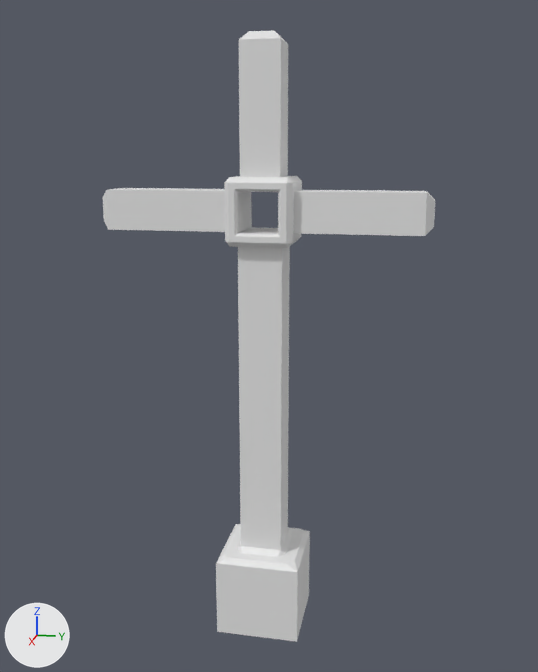
An edit to the Blender file Assets/Models/EnviromentDetail/Cross.blend, drawn before and after from the same camera.
Before and after are seen from a 50 mm lens placed at (16.66, 3.44, 10.51), pointed at (-0.1, 0.09, 6.32). Every picture has the same lights, and +X, +Y and +Z are marked at lower left.
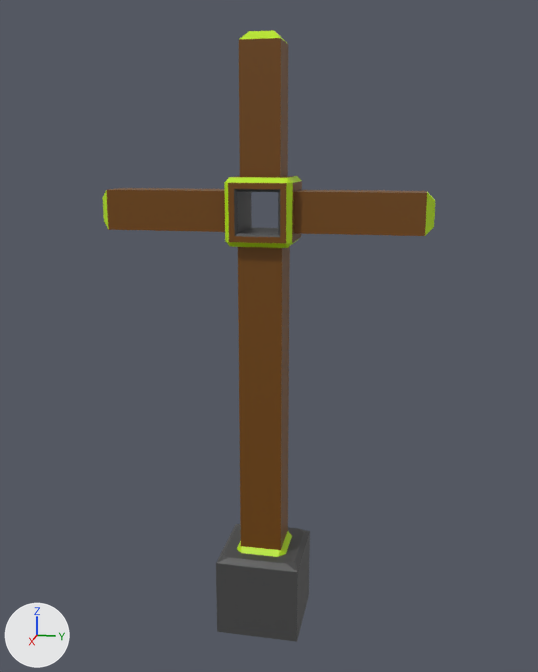
Boxes (x1, y1, x2, y2) around the edits, measured in the pictures (538 x 672 px):
part 1 of me_cube_001, recoloured (white to green)
    both: (224, 176, 301, 248)
part 2 of me_cube_001, recoloured (white to green)
    both: (237, 531, 292, 557)
part 3 of me_cube_001, recoloured
    both: (103, 191, 108, 228)
part 4 of me_cube_001, recoloured (white to green)
    both: (240, 30, 288, 44)
part 5 of me_cube_001, recoloured (grey to green)
    both: (425, 192, 435, 236)
part 6 of me_cube_001, recoloured (grey to brown)
    both: (106, 176, 427, 243)
part 7 of me_cube_001, recoloured (grey to brown)
    both: (239, 38, 288, 177)
part 8 of me_cube_001, recoloured (grey to brown)
    both: (238, 246, 290, 550)
part 9 of me_cube_001, recoloured
    both: (216, 524, 310, 642)
part 10 of me_cube_001, recoloured
    both: (234, 189, 280, 237)

Diff of the bpy script that builds the scene:
```diff
--- a/Assets/Models/EnviromentDetail/Cross.blend.py
+++ b/Assets/Models/EnviromentDetail/Cross.blend.py
@@ mat_goldtrim @@
+mat_goldtrim = principled_material('GoldTrim')
+mat_goldtrim.base_color = (0.498, 0.8, 0.0)  # green #bbe700
@@ mat_wood @@
+mat_wood = principled_material('Wood')
+mat_wood.base_color = (0.173, 0.0607, 0.0)  # brown #734600
@@ mat_base @@
+mat_base = principled_material('Base')
+mat_base.base_color = (0.0668, 0.0668, 0.0668)  # dark grey #494949
@@ me_cube_001 @@
 me_cube_001.from_pydata(...)  # 108 vertices, 116 faces; spans x -1.0..1.0, y -3.75..3.75, z -1.0..13.0
 # used by ob_cube; location = (0.0, 0.0, 0.0)
+# me_cube_001 part 1: 25 of the faces centred in x -0.72..0.69, y -0.69..0.69, z 8.5..9.94 switch from no material to mat_goldtrim (green #bbe700)
+# me_cube_001 part 2: 8 of the faces centred in x -0.56..0.56, y -0.56..0.56, z 1.04..1.06 switch from no material to mat_goldtrim (green #bbe700)
+# me_cube_001 part 3: 4 of the faces centred in x -0.36..0.36, y -3.66, z 8.89..9.61 switch from no material to mat_goldtrim (green #bbe700)
+# me_cube_001 part 4: 4 of the faces centred in x -0.36..0.36, y -0.36..0.36, z 12.91 switch from no material to mat_goldtrim (green #bbe700)
+# me_cube_001 part 5: 4 of the faces centred in x -0.36..0.36, y 3.66, z 8.89..9.61 switch from no material to mat_goldtrim (green #bbe700)
+# me_cube_001 part 6: 28 of the faces centred in x -0.75..0.75, y -2.16..2.16, z 8.68..10.0 switch from no material to mat_wood (brown #744600)
+# me_cube_001 part 7: 5 of the faces centred in x -0.45..0.45, y -0.45..0.45, z 11.41..13.0 switch from no material to mat_wood (brown #744600)
+# me_cube_001 part 8: 4 of the faces centred in x -0.5..0.5, y -0.5..0.5, z 4.81 switch from no material to mat_wood (brown #744600)
+# me_cube_001 part 9: 21 of the faces centred in x -1.0..1.0, y -1.0..1.0, z -1.0..1.0 switch from no material to mat_base (dark grey #494949)
+# me_cube_001 part 10: 11 of the faces centred in x -0.72..0.72, y -0.48..0.48, z 8.77..9.73 switch from no material to mat_base (dark grey #494949)
```
